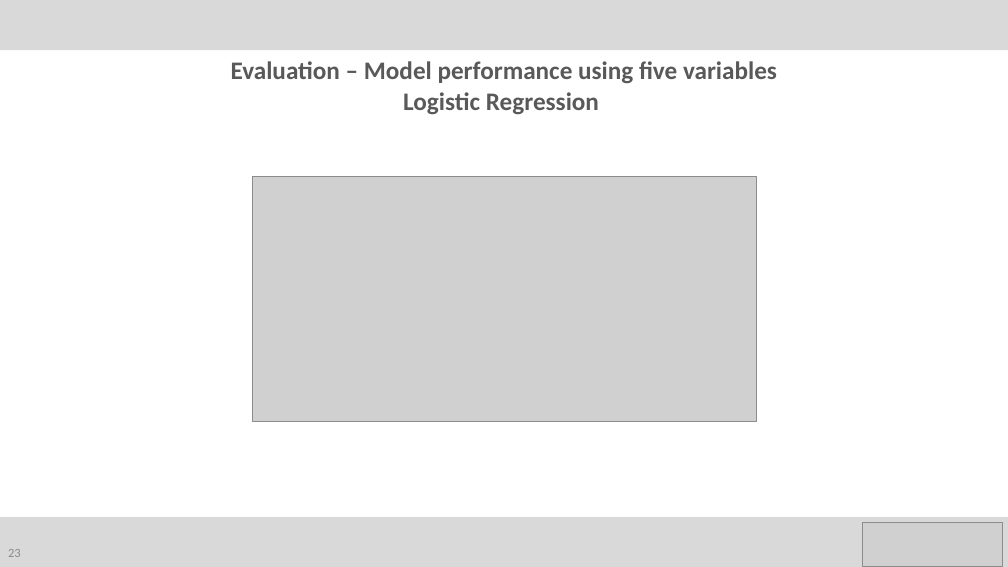
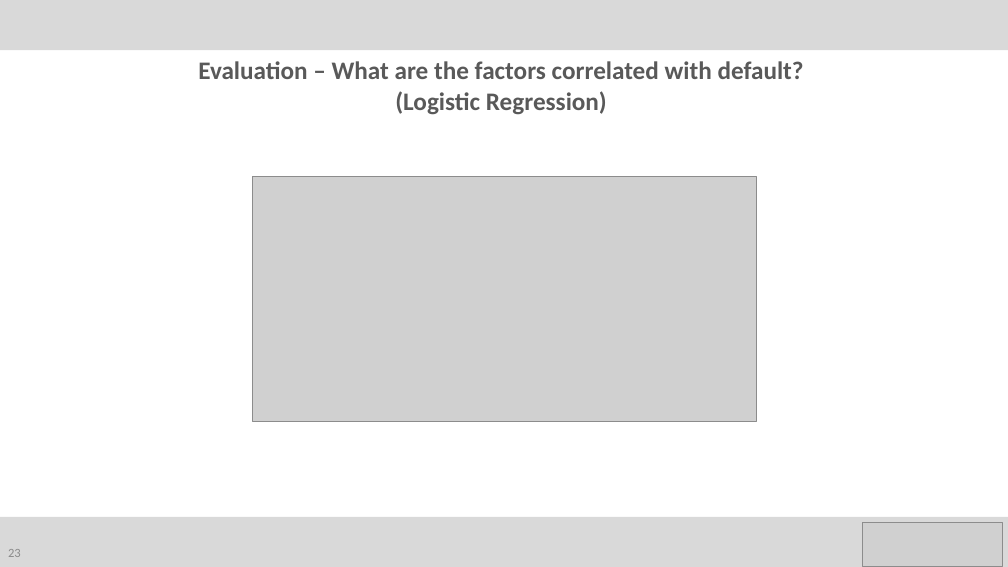
Before and after one commit to ah12068/fca-takehome-test, a slide deck: slide 23 of reports/FCA_presentation.pptx. Drawn at 1008x567 pixels with LibreOffice and Linux fonts; fonts in the diff are those of the drawing; grey boxes stand for pictures. Boxes give left, top, right and bottom in pixels: in the first picture for what was removed or moved away, otherwise in the second. Text is boxed around its words. In the diff, an @@ line names an element or a change of style, - is before the commit and + after.

```diff
--- a/reports/FCA_presentation.pptx
+++ b/reports/FCA_presentation.pptx
@@ text at <box>198,61,804,115</box>: text changed @@
-Evaluation – Model performance using five variables
-Logistic Regression
+Evaluation – What are the factors correlated with default?
+(Logistic Regression)
```
Also in this commit, not shown: 7 other slides changed, 1 other file.
